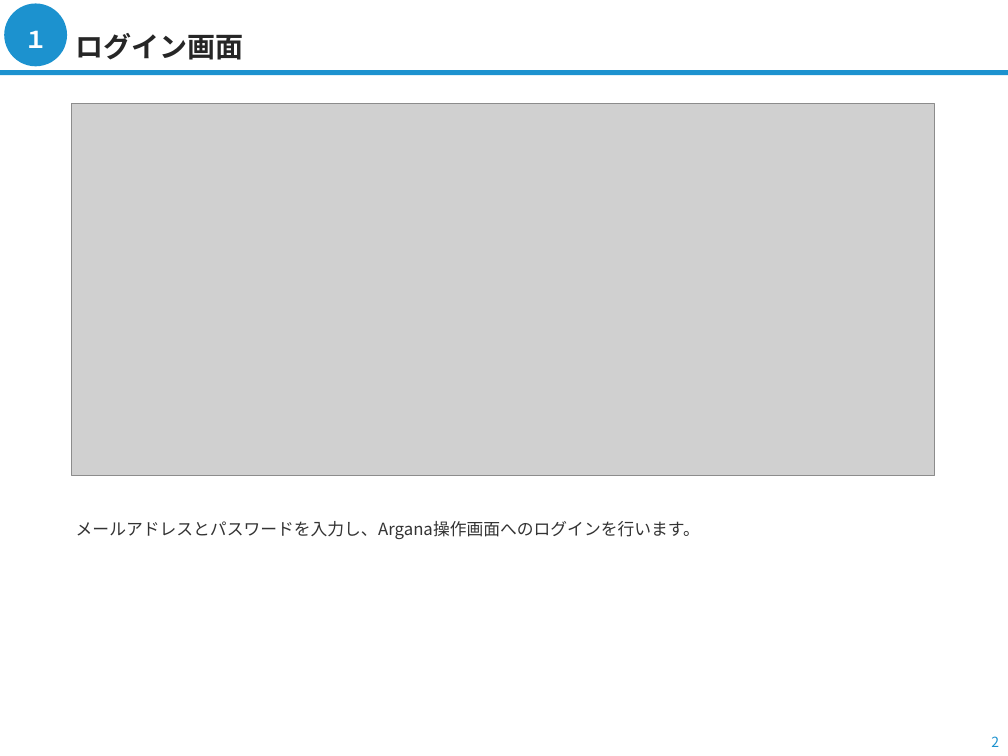
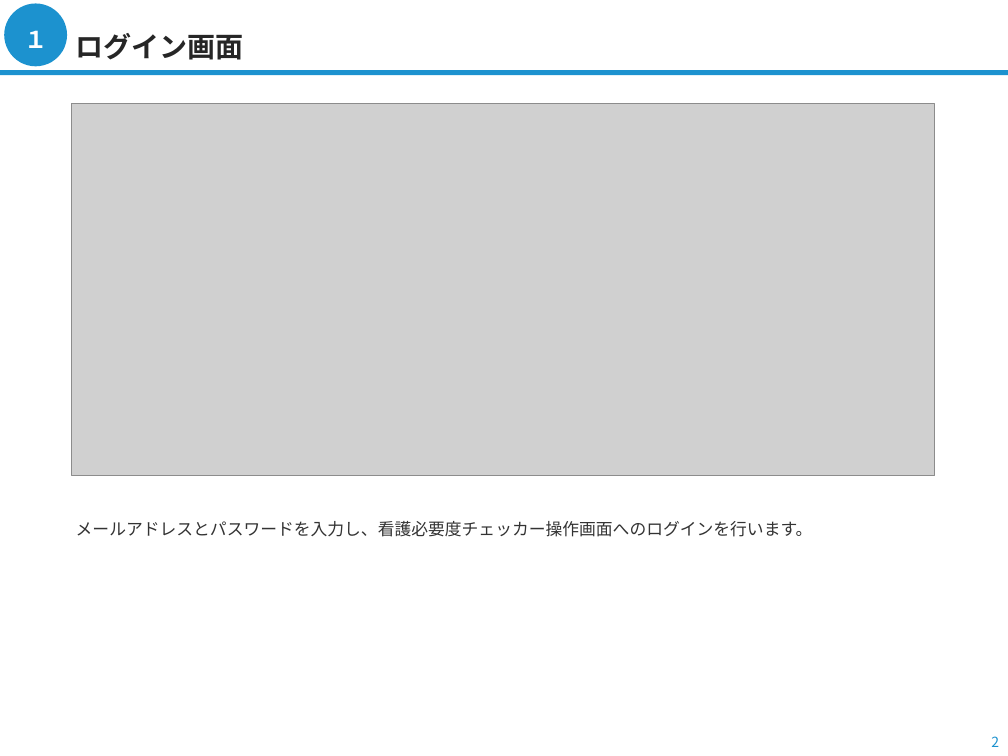
Before and after one commit to argana-tech/nursingneed, a slide deck: slide 2 of docs/画面説明書.pptx. Drawn at 1008x756 pixels with LibreOffice and Linux fonts; fonts in the diff are those of the drawing; grey boxes stand for pictures; background and template pictures are left out. Boxes give left, top, right and bottom in pixels: in the first picture for what was removed or moved away, otherwise in the second. Text is boxed around its words. In the diff, an @@ line names an element or a change of style, - is before the commit and + after.

```diff
--- a/docs/画面説明書.pptx
+++ b/docs/画面説明書.pptx
@@ text at [76,521,813,537]: text changed @@
-メールアドレスとパスワードを入力し、Argana操作画面へのログインを行います。
+メールアドレスとパスワードを入力し、看護必要度チェッカー操作画面へのログインを行います。
```
Also in this commit, not shown: 3 other slides changed, 2 other files.
